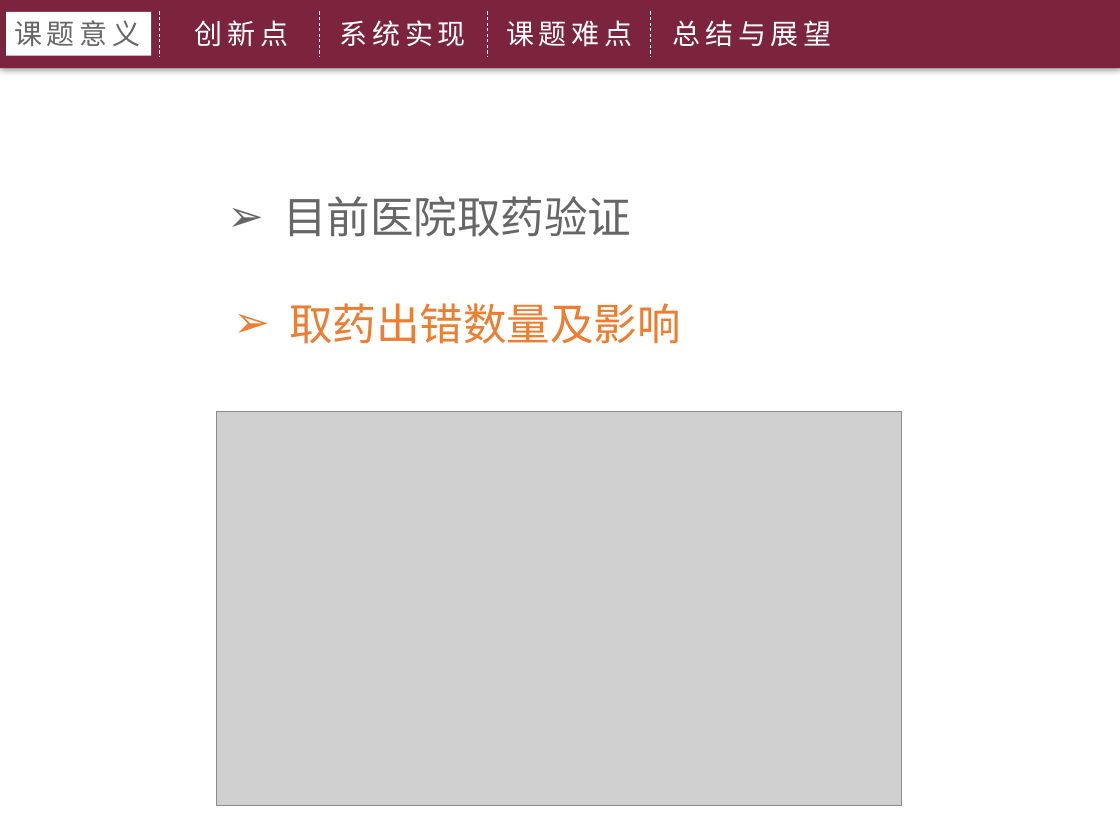
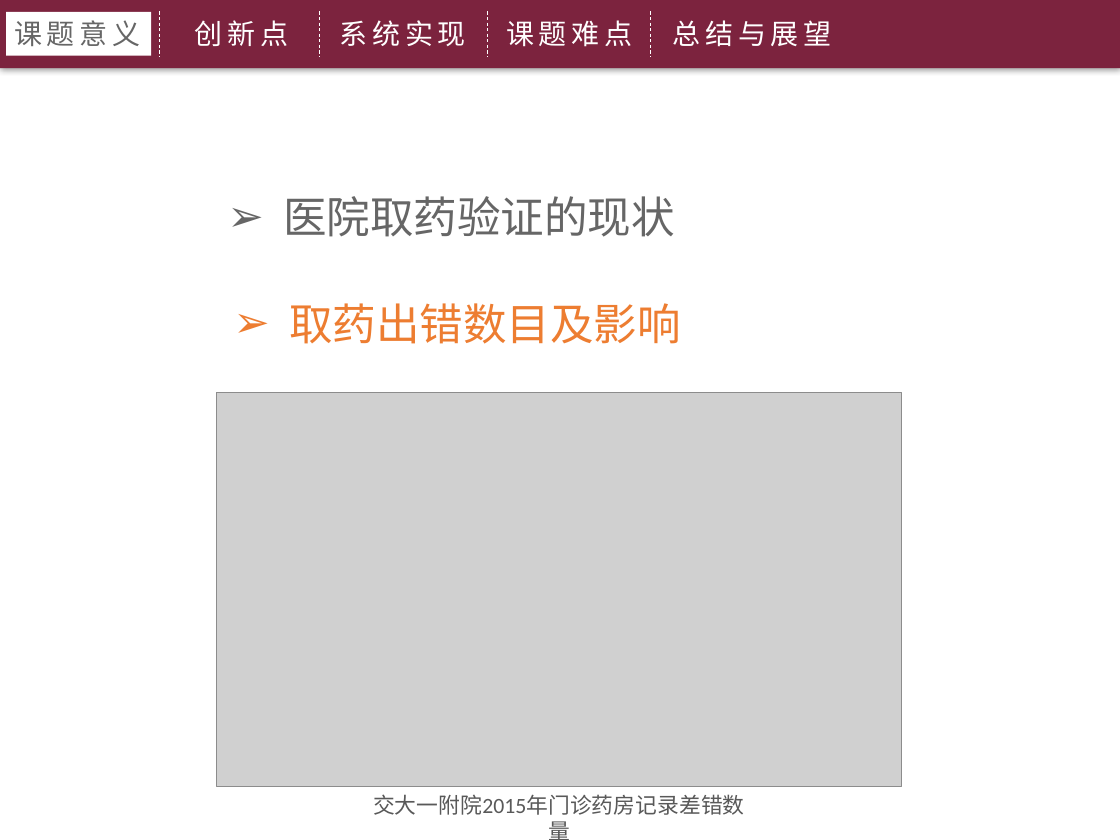
Before and after one commit to wangcherry/2016GraduationThesis, a slide deck: slide 4 of wangying/毕业答辩--王英.pptx. Drawn at 1120x840 pixels with LibreOffice and Linux fonts; fonts in the diff are those of the drawing; grey boxes stand for pictures; background and template pictures are left out. Boxes give left, top, right and bottom in pixels: in the first picture for what was removed or moved away, otherwise in the second. Text is boxed around its words. In the diff, an @@ line names an element or a change of style, - is before the commit and + after.

```diff
--- a/wangying/毕业答辩--王英.pptx
+++ b/wangying/毕业答辩--王英.pptx
@@ text at (283,196,674,237): text changed @@
-➢ 目前医院取药验证
+➢ 医院取药验证的现状
@@ text at (289,303,680,344): text changed @@
-➢ 取药出错数量及影响
+➢ 取药出错数目及影响
@@ picture: place and size @@
-picture at (216,411,902,805)
+picture at (216,392,902,786)
@@ text added at (373,794,745,815), 14 pt, text #595959 @@
+交大一附院2015年门诊药房记录差错数量
```
Also in this commit, not shown: 10 other slides changed, 5 other files.
